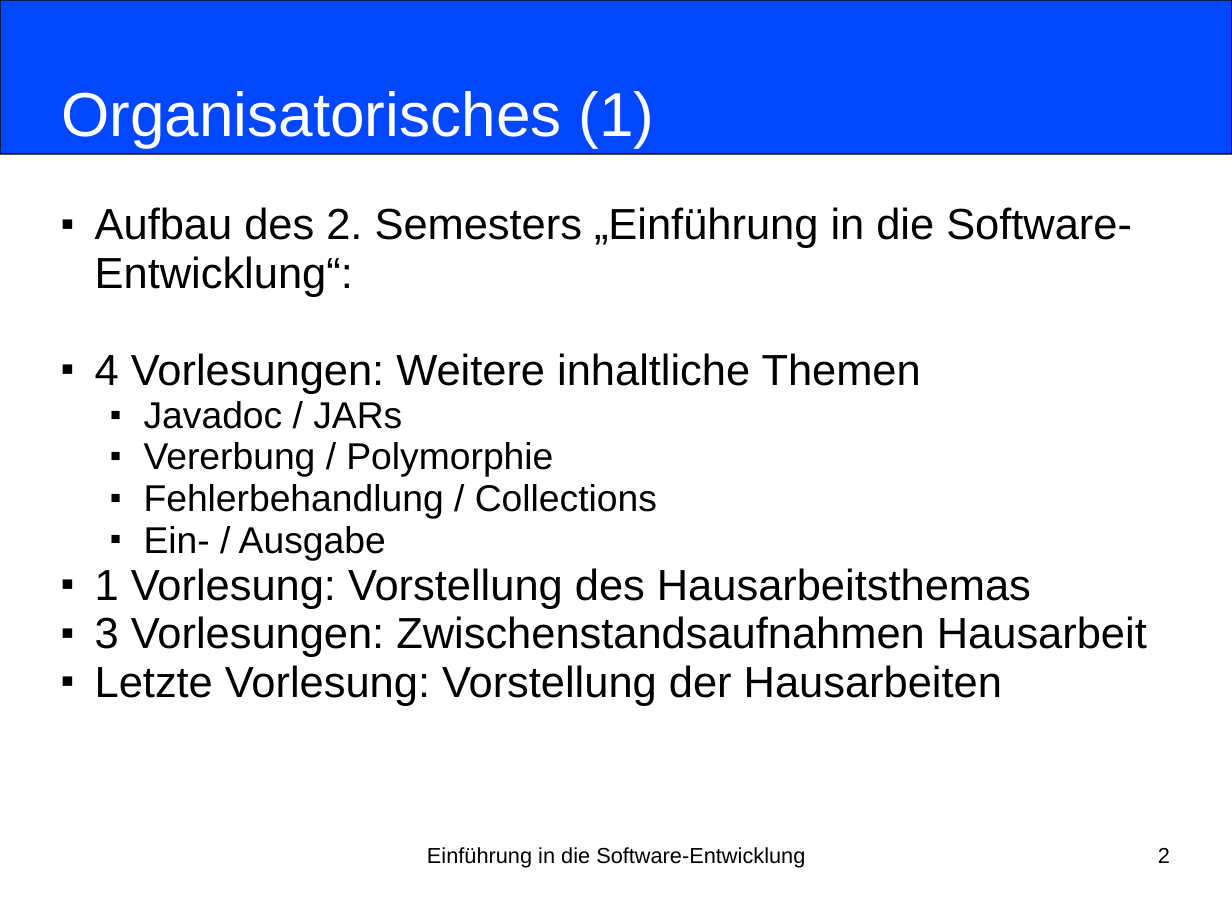
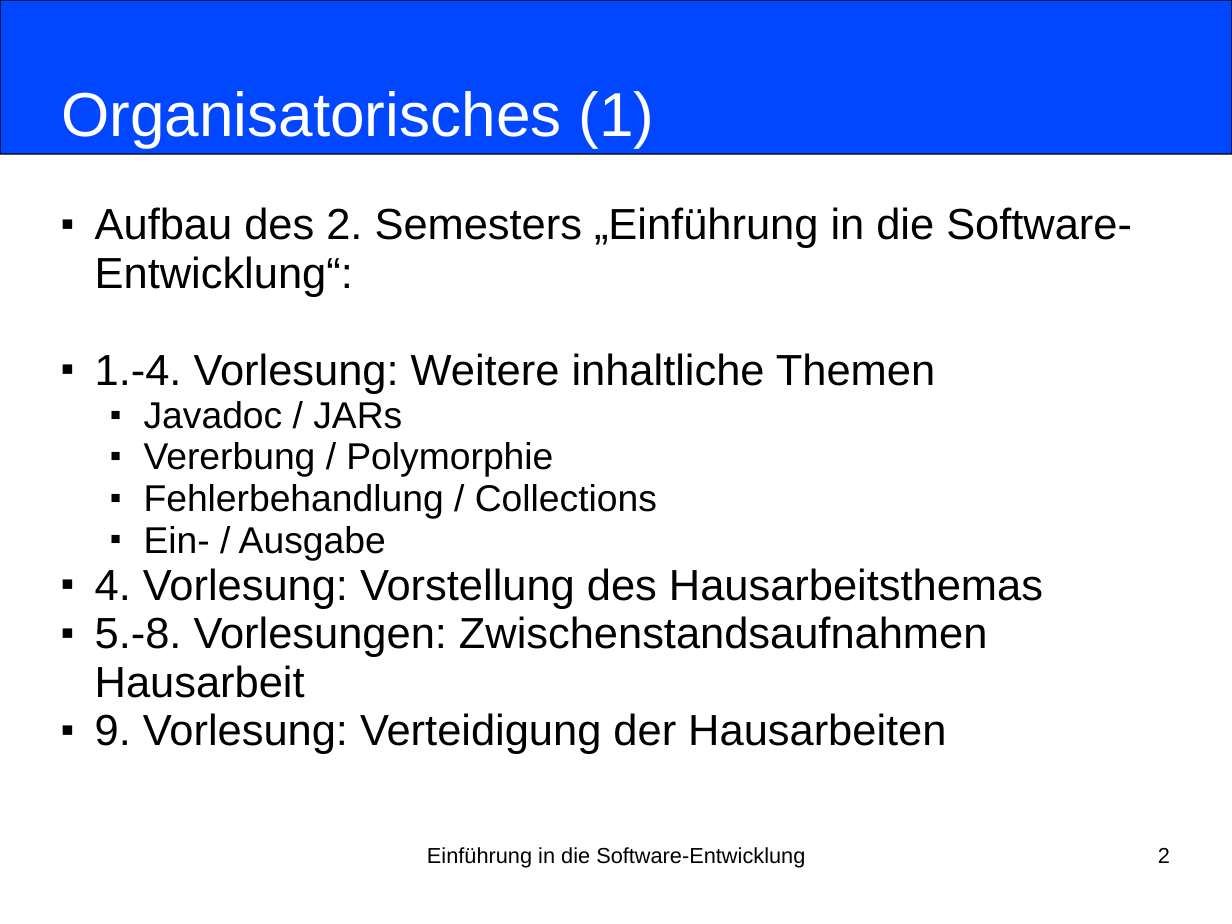
Before and after one commit to nordakademie-einfuehrung-java/vorlesungsskript, a slide deck: slide 2 of folien/Semester_04_Termin_01_Kapitel09.pptx. Drawn at 1232x924 pixels with LibreOffice and Linux fonts; fonts in the diff are those of the drawing. Boxes give left, top, right and bottom in pixels: in the first picture for what was removed or moved away, otherwise in the second. Text is boxed around its words. In the diff, an @@ line names an element or a change of style, - is before the commit and + after.

```diff
--- a/folien/Semester_04_Termin_01_Kapitel09.pptx
+++ b/folien/Semester_04_Termin_01_Kapitel09.pptx
@@ subtitle at (95,353,935,394): text changed @@
-■ 4 Vorlesungen: Weitere inhaltliche Themen
+■ 1.-4. Vorlesung: Weitere inhaltliche Themen
@@ subtitle at (95,568,1043,754): text changed @@
-■ 1 Vorlesung: Vorstellung des Hausarbeitsthemas
-■ 3 Vorlesungen: Zwischenstandsaufnahmen Hausarbeit
-■ Letzte Vorlesung: Vorstellung der Hausarbeiten
+■ 4. Vorlesung: Vorstellung des Hausarbeitsthemas
+■ 5.-8. Vorlesungen: Zwischenstandsaufnahmen Hausarbeit
+■ 9. Vorlesung: Verteidigung der Hausarbeiten
```
Also in this commit, not shown: 1 other slide changed, 3 other files.
